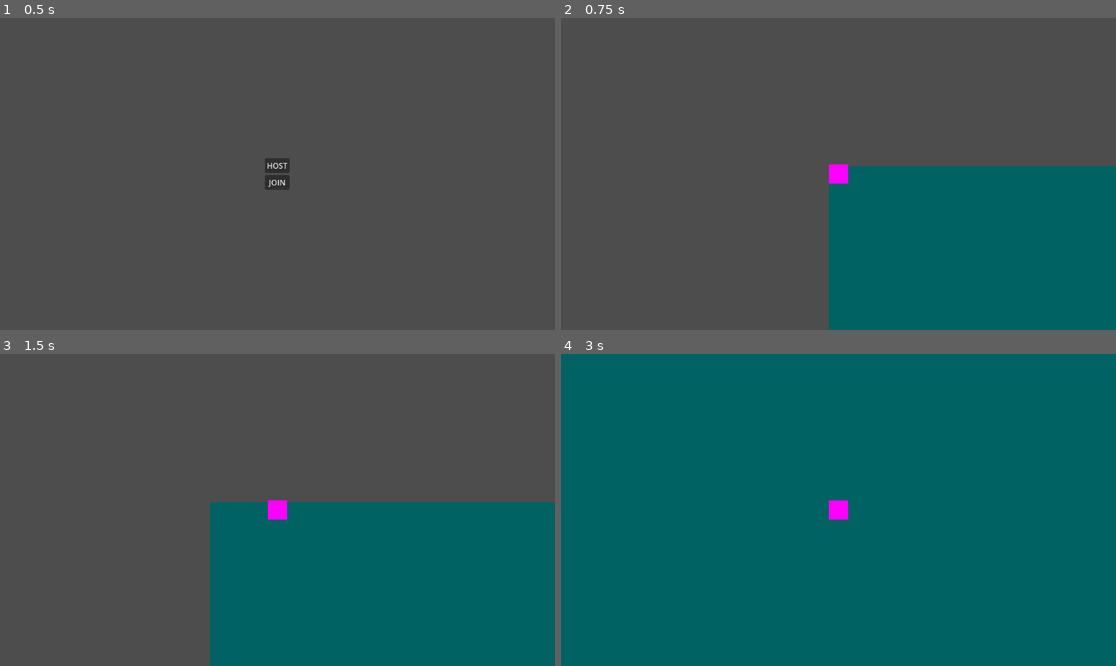
Above: before the commit, frames 1-4 (two rows, left to right).
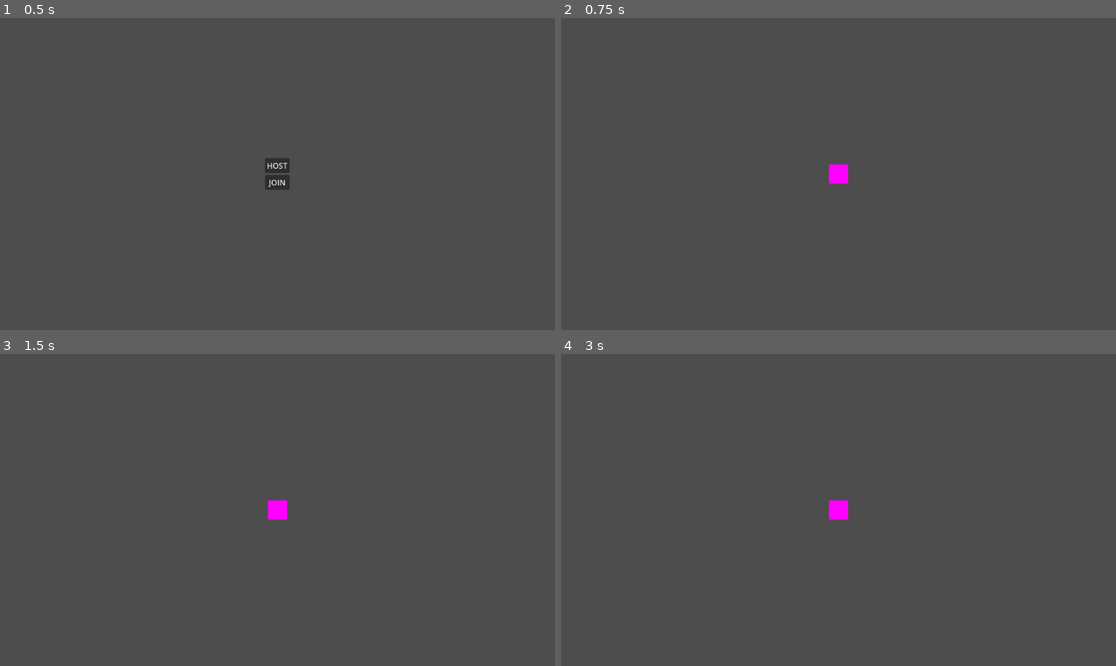
Above: after the commit, the same moments.

Repository: isjxn/ihaxgame
Game: Godot game, scene res://scenes/main/main.tscn
Same seed, same stepped clock (60 frames per second), same inputs: the game is played once before the commit and once after it.
Inputs:
- Up to frame 1 (0.5 s): no input
- Up to frame 2 (0.75 s): click "HOST" at 0.5 s
- Up to frame 3 (1.5 s): tap Enter at 1.25 s; hold Right (ui_right) from 1.28 s (still down)
- Up to frame 4 (3 s): release Right (ui_right) at 2.03 s; hold Down (ui_down) 2.03-2.78 s; hold Right (ui_right) from 2.78 s (still down)

Frame 1 is identical in both runs. In frame 2, 27% of the frame differs, in the area x 48-100%, y 47-100%; in frame 3, 33%; in frame 4, 100%, in the area x 0-100%, y 0-100%.

Commit message:
Forgot to push changes, whoops

Diff:
--- a/scenes/world/world.tscn
+++ b/scenes/world/world.tscn
@@ -1,11 +1,3 @@
 [gd_scene format=3 uid="uid://c0cgdjvm25xox"]
 
 [node name="World" type="Node2D"]
-
-[node name="ColorRect" type="ColorRect" parent="."]
-z_index = -1
-offset_left = -10.0
-offset_top = -8.0
-offset_right = 1159.0
-offset_bottom = 659.0
-color = Color(0, 0.384186, 0.384185, 1)
